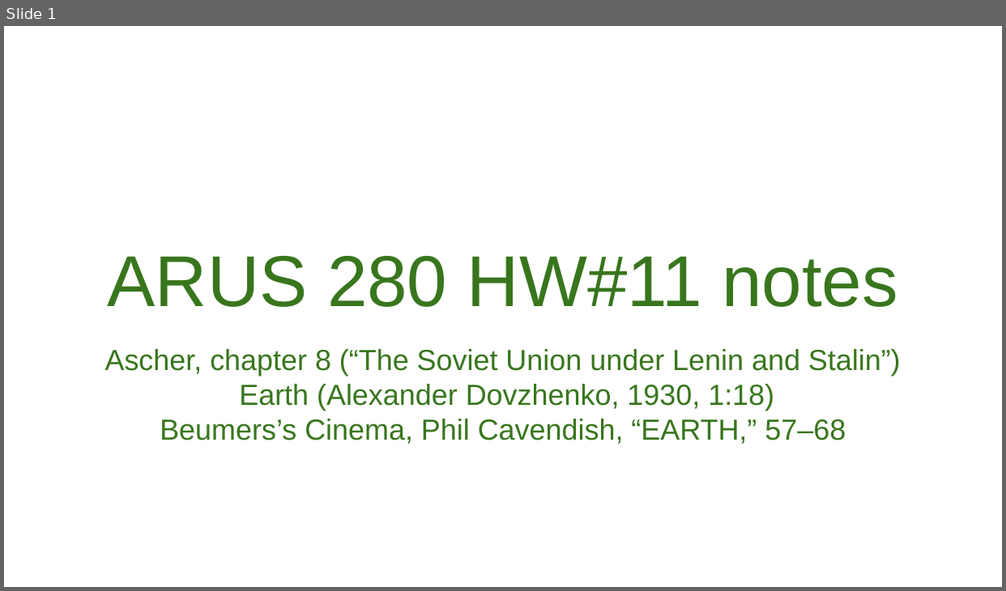
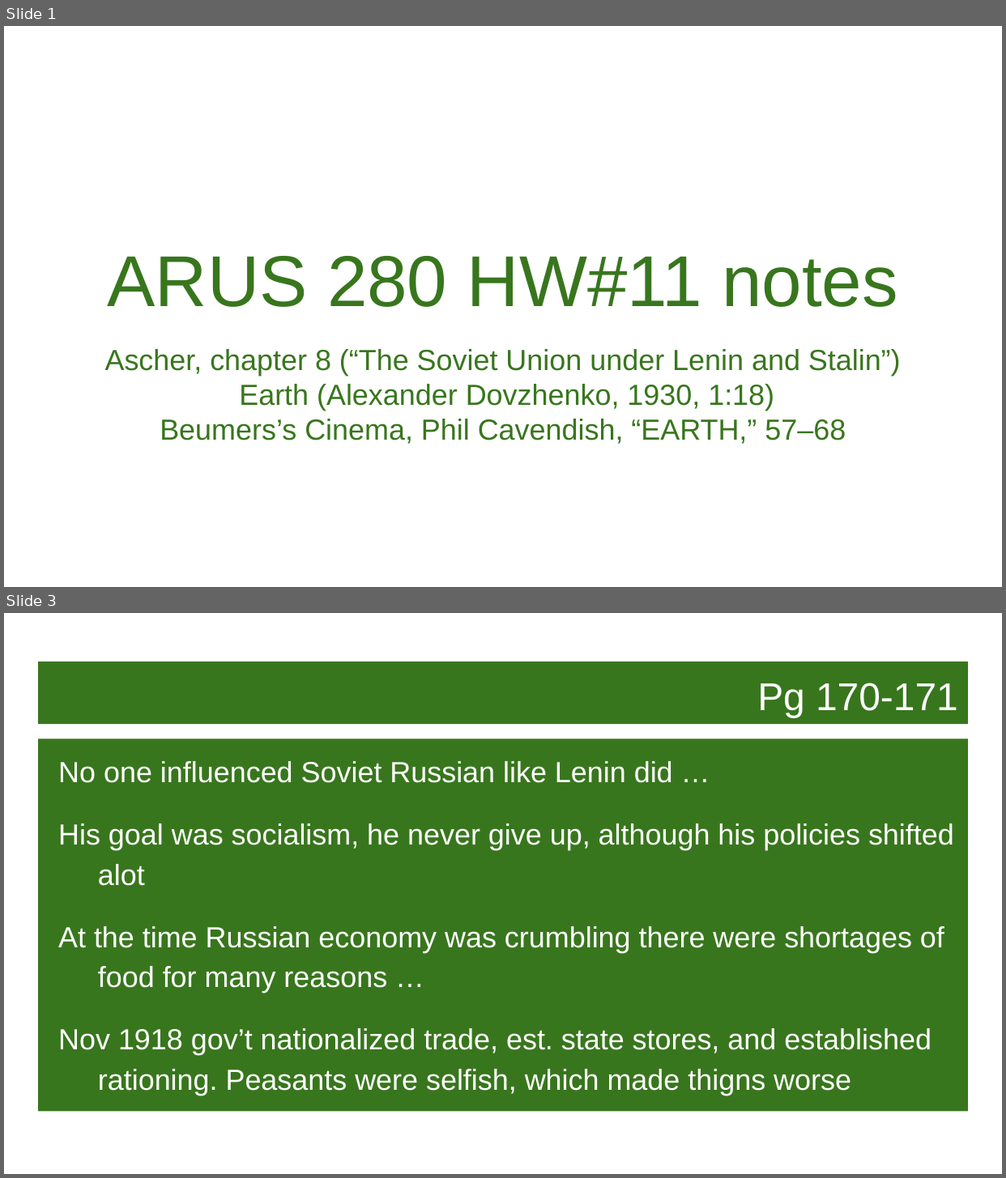
Before and after one commit to MichaelOdumosu57/Spring_2017, a slide deck: Spring 2017 Semester/Music or Arts/ARUS HW/11 ARUS HW/ARUS 280 HW#11 notes.pptx. Shown one above the other, each under a label of ours: slide 1 before the commit, slides 1 and 3 after it; the slides between them are not shown. The pictures are 1006x591 and 1006x1178 pixels, drawn with LibreOffice and Linux fonts; fonts in the diff are those of the drawing; background and template pictures are left out. Boxes give left, top, right and bottom in pixels: in the first picture for what was removed or moved away, otherwise in the second. Text is boxed around its words. In the diff, an @@ line names an element or a change of style, - is before the commit and + after.

```diff
--- a/Spring 2017 Semester/Music or Arts/ARUS HW/11 ARUS HW/ARUS 280 HW#11 notes.pptx
+++ b/Spring 2017 Semester/Music or Arts/ARUS HW/11 ARUS HW/ARUS 280 HW#11 notes.pptx
@@ slide 3 added at bbox=[4, 613, 1002, 1174], background picture (left out) @@
@@ title added at bbox=[38, 662, 968, 725], fill #38761D, 28 pt, text #FFFFFF @@
+Pg 170-171
@@ text added at bbox=[38, 739, 968, 1112], fill #38761D, 21 pt, text #FFFFFF @@
+No one influenced Soviet Russian like Lenin did …
+His goal was socialism, he never give up, although his policies shifted alot
+At the time Russian economy was crumbling there were shortages of food for many reasons …
+Nov 1918 gov’t nationalized trade, est. state stores, and established rationing. Peasants were selfish, which made thigns worse
```
Also in this commit, not shown: 4 slides changed, 14 other slides added, 1 slide removed, 42 other files.
